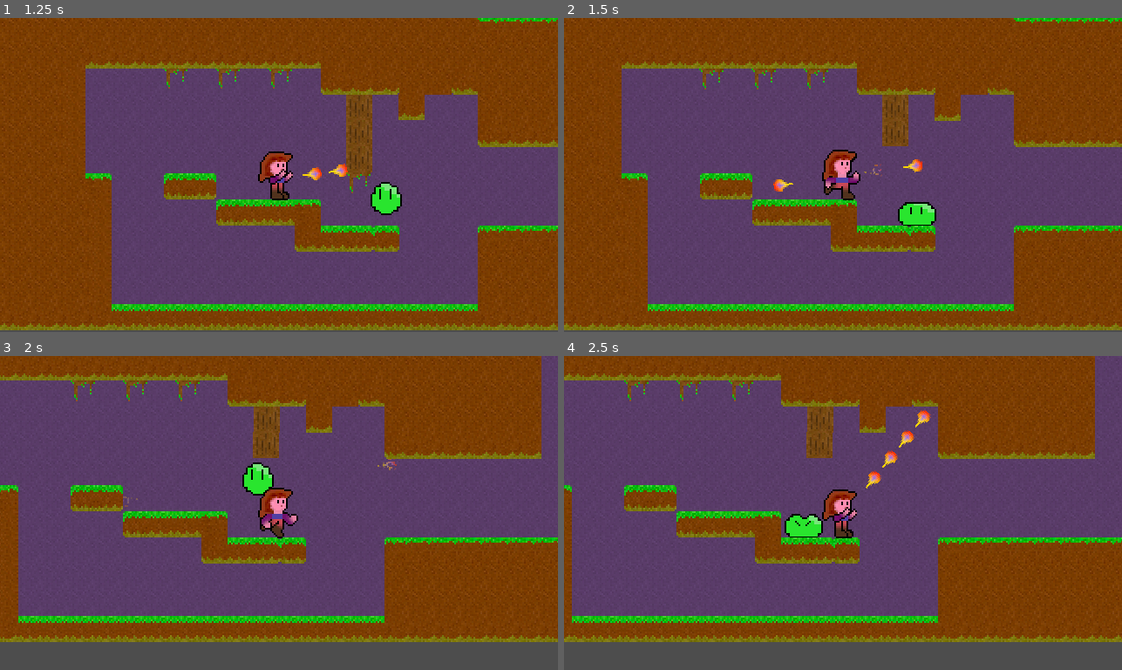
Above: before the commit, frames 1-4 (two rows, left to right).
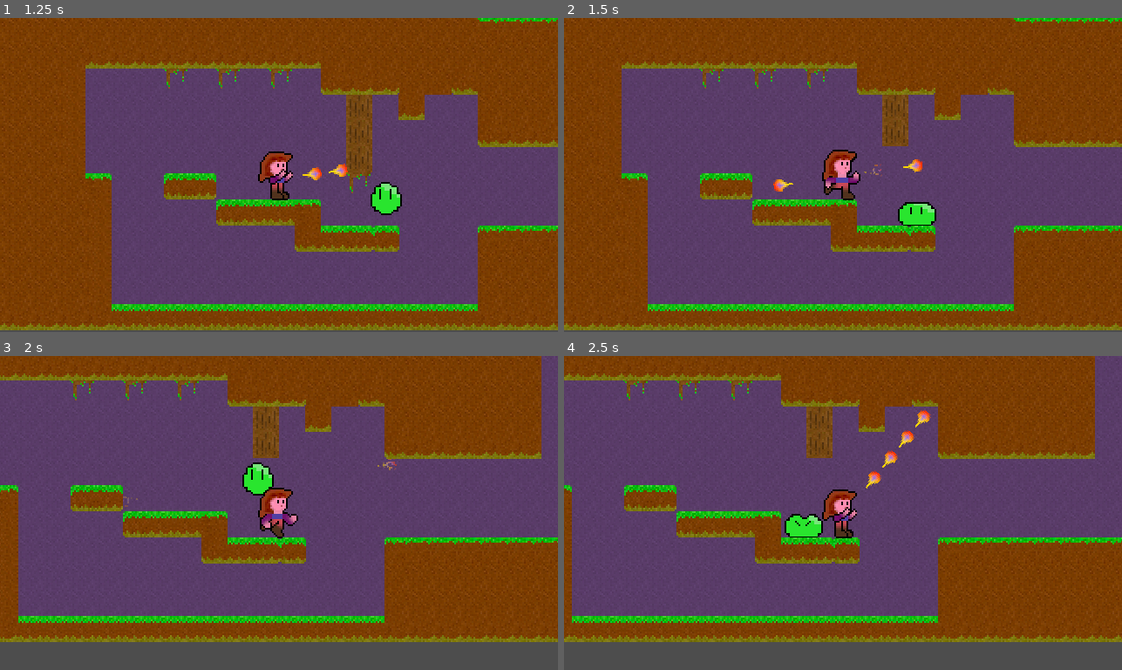
Above: after the commit, the same moments.

Repository: Teaching-myself-Godot/godot-zelia
Game: Godot game, scene res://game.tscn
The game is run twice, just before and just after one commit, with the same random seed, the same clock (stepped at 60 frames per second) and the same inputs.
Inputs (mouse positions are in pixels of both pictures, inside the frame that each line leads up to):
- Up to frame 1 (1.25 s): move the mouse to (401, 159) at 0.52 s; press the mouse at (401, 159) at 0.53 s; hold D (Run right) from 0.53 s (still down); tap W (Jump) at 0.77 s
- Up to frame 2 (1.5 s): keep holding D (Run right); move the mouse to (731, 190) at 1.27 s; release the mouse at (731, 190) at 1.28 s; click (731, 190) at 1.35 s
- Up to frame 3 (2 s): keep holding D (Run right); tap W (Jump) at 1.52 s
- Up to frame 4 (2.5 s): move the mouse to (898, 443) at 2.02 s; release D (Run right) at 2.03 s; press the mouse at (898, 443) at 2.03 s; hold A (Run left) from 2.03 s (still down)

Frame 1 is identical in both runs. In frame 2, 0.1% of the frame differs, in the area x 24-72%, y 16-33%; in frame 3, 0.3%, in the area x 12-60%, y 7-25%; in frame 4, 0.3%.

Commit message:
fixes breakable tile physics! yay!

Diff:
--- a/player/player.gd
+++ b/player/player.gd
@@ -98,6 +98,7 @@
 func take_damage(damage : float):
 	if hp > 0:
 		hp -= damage
+
 	if hp <= 0:
 		movement_state = MovementState.FAINTED
 		$CollisionShape2D.disabled = true
--- a/terrains/breakable_tile.gd
+++ b/terrains/breakable_tile.gd
@@ -1,4 +1,4 @@
-extends RigidBody2D
+extends StaticBody2D
 
 @export var hp : int
 @export var texture : Texture2D
@@ -7,10 +7,24 @@
 @export var velocity = Vector2.ZERO
 @export var damage = 2;
 
+var gravity_scale = 0
 # Called when the node enters the scene tree for the first time.
 func _ready():
 	$Sprite2D.set_texture(texture)
 	$Sprite2D.region_rect = Rect2(atlas_coords.x * 15, atlas_coords.y * 15, 15, 15)
+
+
+
+func _process(delta):
+	if gravity_scale > 0:
+		var collision = move_and_collide(Vector2(0, gravity_scale * 100 * delta))
+		if collision:
+			var collider = collision.get_collider()
+			if collider.has_method("take_damage"):
+				collider.take_damage(damage)
+			queue_free()
+
+
 
 func take_damage(dmg : int):
 	if hp <= 0:
--- a/terrains/breakable_tile.tscn
+++ b/terrains/breakable_tile.tscn
@@ -6,12 +6,10 @@
 [sub_resource type="RectangleShape2D" id="RectangleShape2D_076g6"]
 size = Vector2(15, 15)
 
-[node name="BreakableTile" type="RigidBody2D"]
+[node name="BreakableTile" type="StaticBody2D"]
 position = Vector2(1, 1)
 collision_layer = 3
 collision_mask = 3
-gravity_scale = 0.0
-lock_rotation = true
 script = ExtResource("1_hx667")
 metadata/_edit_group_ = true
 
@@ -26,5 +24,4 @@
 
 [node name="VisibleOnScreenNotifier2D" type="VisibleOnScreenNotifier2D" parent="."]
 
-[connection signal="body_entered" from="." to="." method="_on_body_entered"]
 [connection signal="screen_exited" from="VisibleOnScreenNotifier2D" to="." method="_on_visible_on_screen_notifier_2d_screen_exited"]
